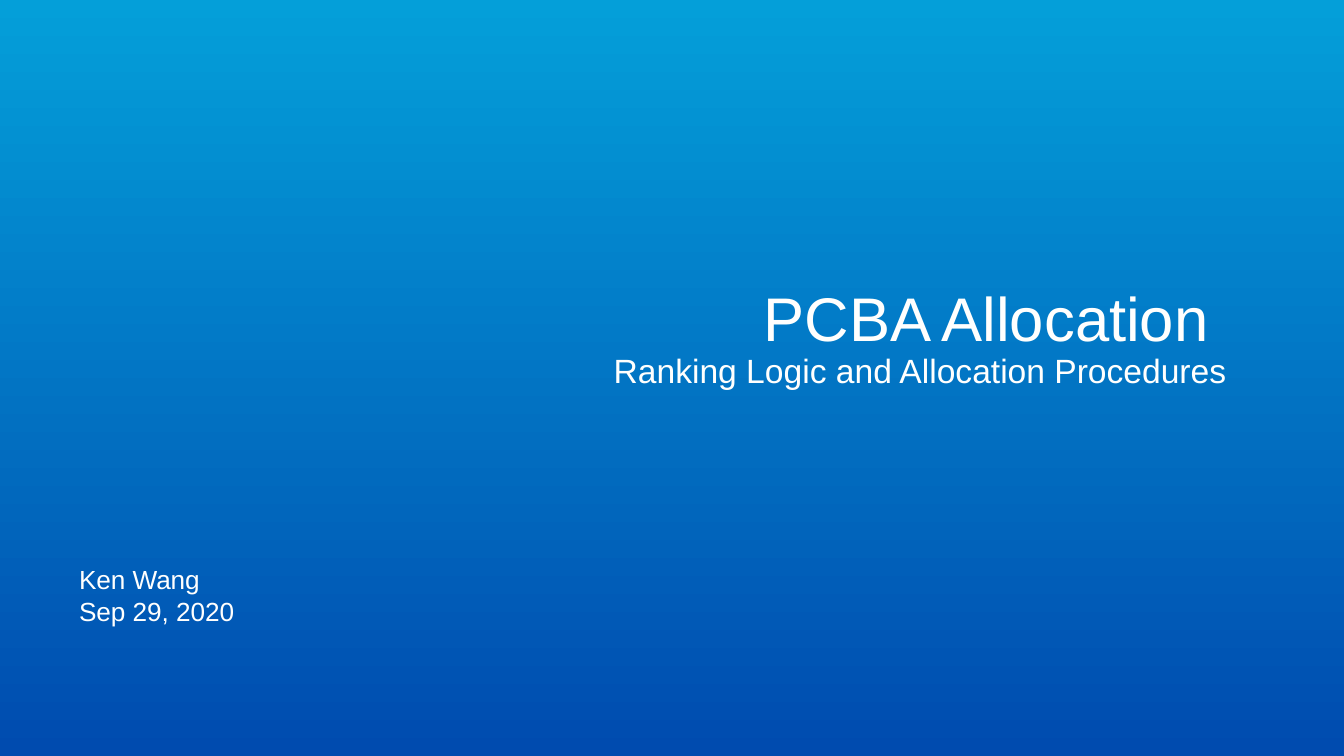
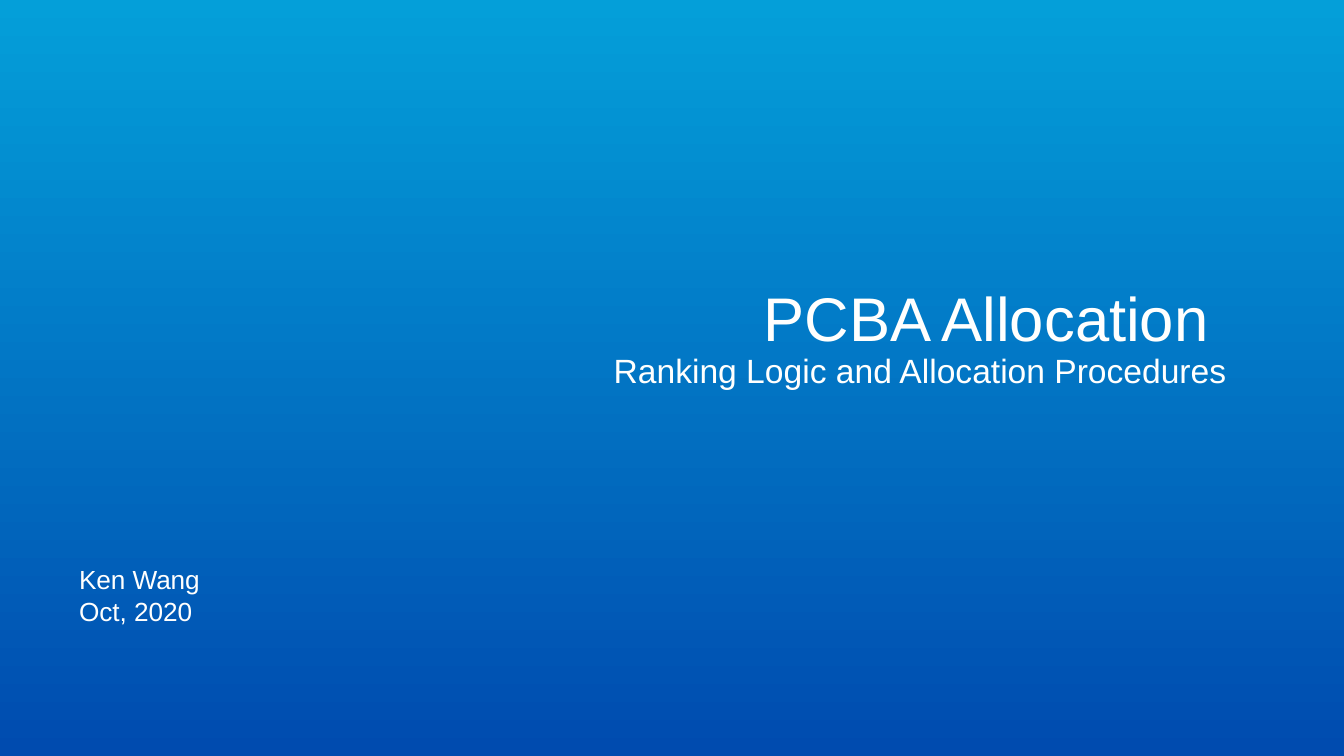
Before and after one commit to kenwang4585/pcba_allocation, a slide deck: slide 1 of PCBA allocation Sep 29.pptx. Drawn at 1344x756 pixels with LibreOffice and Linux fonts; fonts in the diff are those of the drawing; background and template pictures are left out. Boxes give left, top, right and bottom in pixels: in the first picture for what was removed or moved away, otherwise in the second. Text is boxed around its words. In the diff, an @@ line names an element or a change of style, - is before the commit and + after.

```diff
--- a/PCBA allocation Sep 29.pptx
+++ b/PCBA allocation Sep 29.pptx
@@ text at box(79, 602, 192, 625): text changed @@
-Sep 29, 2020
+Oct, 2020
```
Also in this commit, not shown: 2 other slides changed, 1 slide added, 2 other files.
